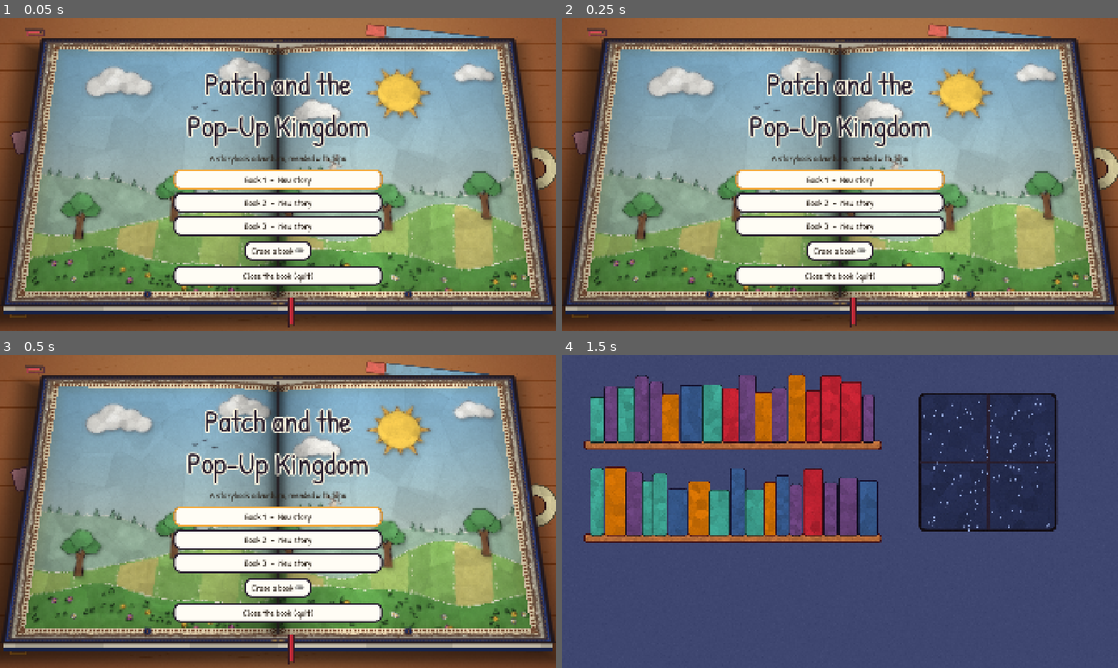
Above: before the commit, frames 1-4 (two rows, left to right).
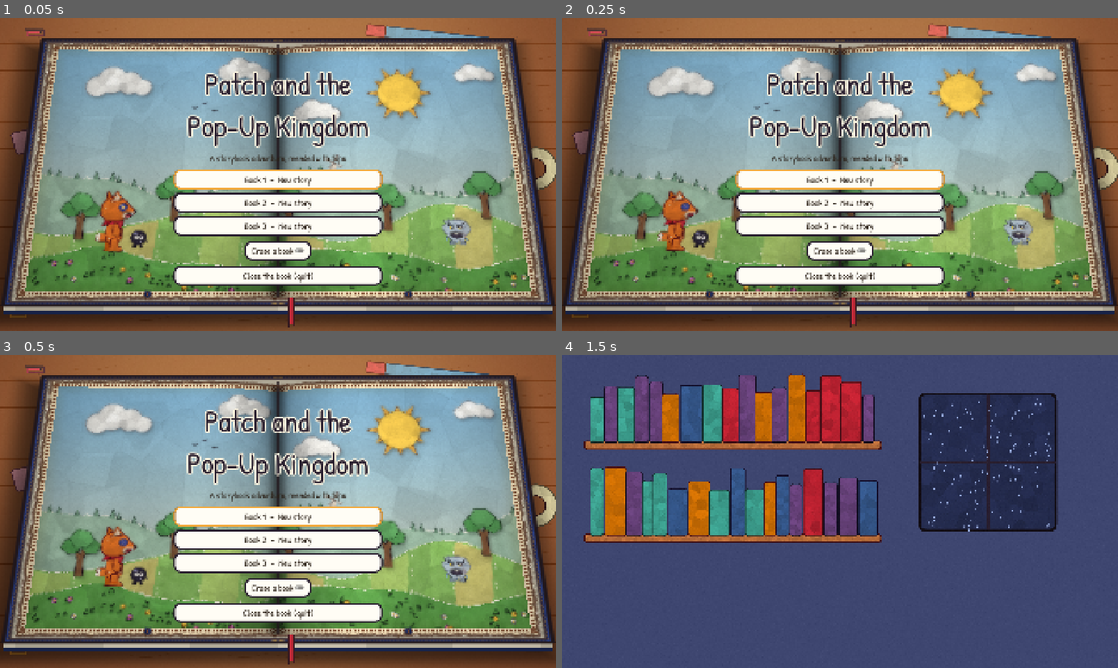
Above: after the commit, the same moments.

Repository: aharris291-hue/2ndsidescroller
Game: Godot game, scene res://scenes/ui/title_screen.tscn
Two runs of this game, one before a commit and one after it. Both use one fixed random seed, a clock stepped at 60 frames per second and the inputs below.
Inputs (mouse positions are in pixels of both pictures, inside the frame that each line leads up to):
- Up to frame 1 (0.05 s): no input
- Up to frame 2 (0.25 s): no input
- Up to frame 3 (0.5 s): no input
- Up to frame 4 (1.5 s): click "Book 1 - New story" at 0.5 s; tap Enter (ui_accept) at 1.25 s; move the mouse to (962, 495) at 1.27 s; hold D (move_right) from 1.28 s (still down); hold J (attack) from 1.28 s (still down); click (962, 495) at 1.42 s

The runs differ from the first frame. In frame 1, 1.3% of the frame differs, in the area x 17-85%, y 54-75%; in frame 2, 1.3%; in frame 3, 1.3%; in frame 4, nothing differs.

Commit message:
Put the cast on the title screen and show letters on save slots
The title page had no characters. Patch and Dot now stand on the meadow with
a Soggy lurking on the far page; once any book is finished, Patch wears his
new tail there. Save slots show Lost Letters found (out of 26) and mark a
finished book with The End, instead of Scraps.

Co-Authored-By: Claude Opus 5.5 <noreply@anthropic.com>
Claude-Session: https://claude.ai/code/session_01RLJvChxJXFtXZQYtAWEzAU

Diff:
--- a/scripts/ui/title_screen.gd
+++ b/scripts/ui/title_screen.gd
@@ -3,6 +3,10 @@
 ## a used slot continues from its last bookmark.
 
 const TITLE_MUSIC := preload("res://assets/audio/music/foldwick_lullaby.wav")
+const PATCH_TEXTURE := preload("res://assets/art/characters/patch.png")
+const PATCH_MENDED_TEXTURE := preload("res://assets/art/characters/patch_mended.png")
+const DOT_TEXTURE := preload("res://assets/art/characters/dot.png")
+const SOGGY_TEXTURE := preload("res://assets/art/characters/soggy.png")
 
 @onready var slot_buttons: Array[Button] = [
 	$Center/VBox/Slots/Slot1, $Center/VBox/Slots/Slot2, $Center/VBox/Slots/Slot3,
@@ -30,11 +34,44 @@
 	erase_toggle.toggled.connect(func(_on: bool) -> void: _refresh_slots())
 	quit_button.pressed.connect(get_tree().quit)
 	_refresh_slots()
+	_add_cast()
 	slot_buttons[0].grab_focus()
 	# A gentle paper sway on the title.
 	var tween := create_tween().set_loops()
 	tween.tween_property(title_label, "rotation", 0.02, 1.6).set_trans(Tween.TRANS_SINE)
 	tween.tween_property(title_label, "rotation", -0.02, 1.6).set_trans(Tween.TRANS_SINE)
+
+
+## Patch and Dot on the meadow, with a Soggy lurking on the far page. They're drawn
+## onto the page itself, under the menu. Once any book has been finished, Patch wears
+## his new tail here too.
+func _add_cast() -> void:
+	var finished := false
+	for i in slot_buttons.size():
+		if GameState.read_save(i).get("flags", {}).get("game_complete", false):
+			finished = true
+	var patch := _cast_sprite(PATCH_MENDED_TEXTURE if finished else PATCH_TEXTURE, Vector2(300, 790), 0.8)
+	patch.hframes = 5
+	_cast_sprite(DOT_TEXTURE, Vector2(430, 850), 0.6)
+	var soggy := _cast_sprite(SOGGY_TEXTURE, Vector2(1640, 820), 0.6)
+	soggy.flip_h = true
+	soggy.modulate = Color(1, 1, 1, 0.92)
+	# Patch bobs proudly; the Soggy sways, waiting.
+	var bob := create_tween().set_loops()
+	bob.tween_property(patch, "position:y", patch.position.y - 10.0, 0.7).set_trans(Tween.TRANS_SINE)
+	bob.tween_property(patch, "position:y", patch.position.y, 0.7).set_trans(Tween.TRANS_SINE)
+	var sway := create_tween().set_loops()
+	sway.tween_property(soggy, "rotation", 0.08, 1.3).set_trans(Tween.TRANS_SINE)
+	sway.tween_property(soggy, "rotation", -0.08, 1.3).set_trans(Tween.TRANS_SINE)
+
+
+func _cast_sprite(texture: Texture2D, at: Vector2, size: float) -> Sprite2D:
+	var sprite := Sprite2D.new()
+	sprite.texture = texture
+	sprite.position = at
+	sprite.scale = Vector2(size, size)
+	add_child(sprite)
+	return sprite
 
 
 func _refresh_slots() -> void:
@@ -44,8 +81,10 @@
 			slot_buttons[i].text = "Book %d  -  New story" % (i + 1)
 		else:
 			var prefix := "Erase " if erase_toggle.button_pressed else ""
-			slot_buttons[i].text = "%sBook %d  -  %s played, %d scraps" % [
-				prefix, i + 1, GameState.format_time(data.get("play_time", 0.0)), int(data.get("scraps", 0))]
+			var letters: int = data.get("letters", []).size()
+			var done := " - The End" if data.get("flags", {}).get("game_complete", false) else ""
+			slot_buttons[i].text = "%sBook %d  -  %s played, %d/%d letters%s" % [
+				prefix, i + 1, GameState.format_time(data.get("play_time", 0.0)), letters, GameState.LETTER_TOTAL, done]
 
 
 func _on_slot_pressed(slot: int) -> void:
